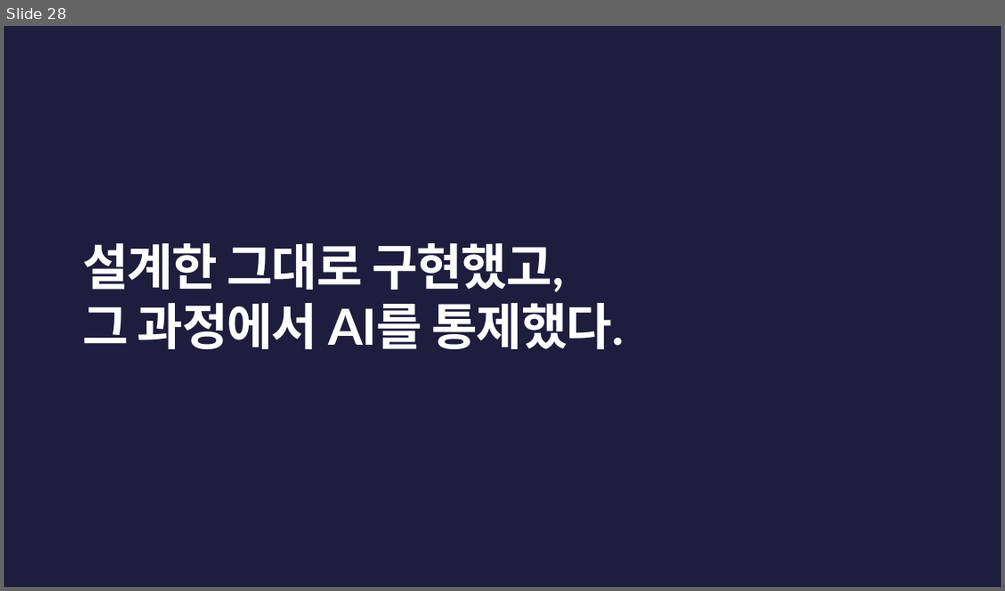
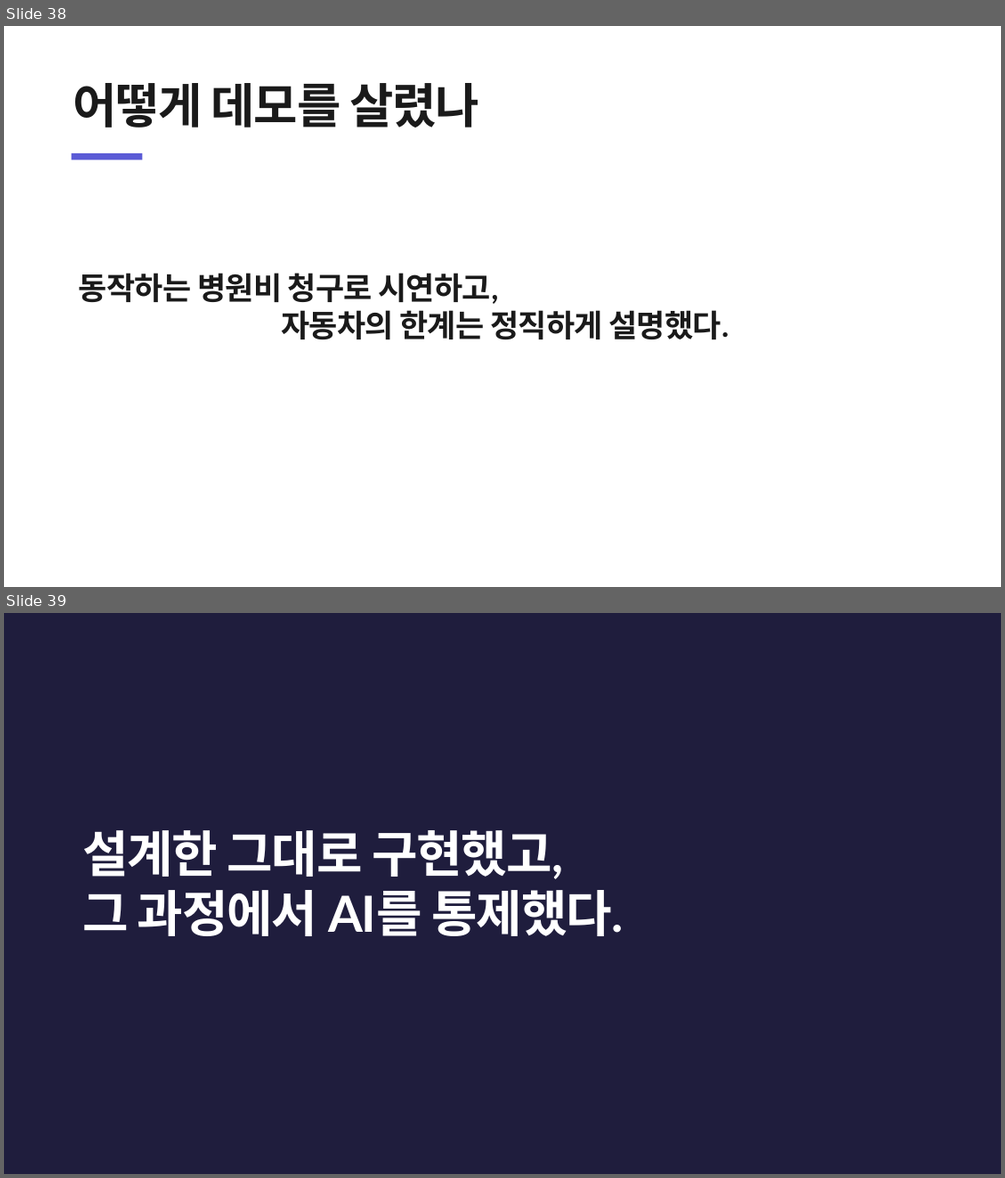
Before and after one commit to heyoonyoon/distributed-programming, a slide deck: docs/presentation/보험발표-figma.pptx. Shown one above the other, each under a label of ours: slide 28 before the commit, slides 38 and 39 after it. The pictures are 1005x591 and 1005x1178 pixels, drawn with LibreOffice and Linux fonts; fonts in the diff are those of the drawing. Boxes give left, top, right and bottom in pixels: in the first picture for what was removed or moved away, otherwise in the second. Text is boxed around its words. In the diff, an @@ line names an element or a change of style, - is before the commit and + after.

```diff
--- a/docs/presentation/보험발표-figma.pptx
+++ b/docs/presentation/보험발표-figma.pptx
@@ slide 38 added at bbox=[4, 26, 1001, 587], background #FFFFFF @@
@@ text added at bbox=[73, 83, 479, 127], 46 pt, text #1A1A1A, bold @@
+어떻게 데모를 살렸나
@@ rectangle added at bbox=[72, 153, 142, 160], fill #5B5BD6 @@
@@ text added at bbox=[79, 273, 728, 339], 30 pt, text #1A1A1A, bold @@
+동작하는 병원비 청구로 시연하고,
+자동차의 한계는 정직하게 설명했다.
@@ what was slide 28 is now slide 39 @@
```
Also in this commit, not shown: 12 other slides added, 2 slides removed, 1 other file.
